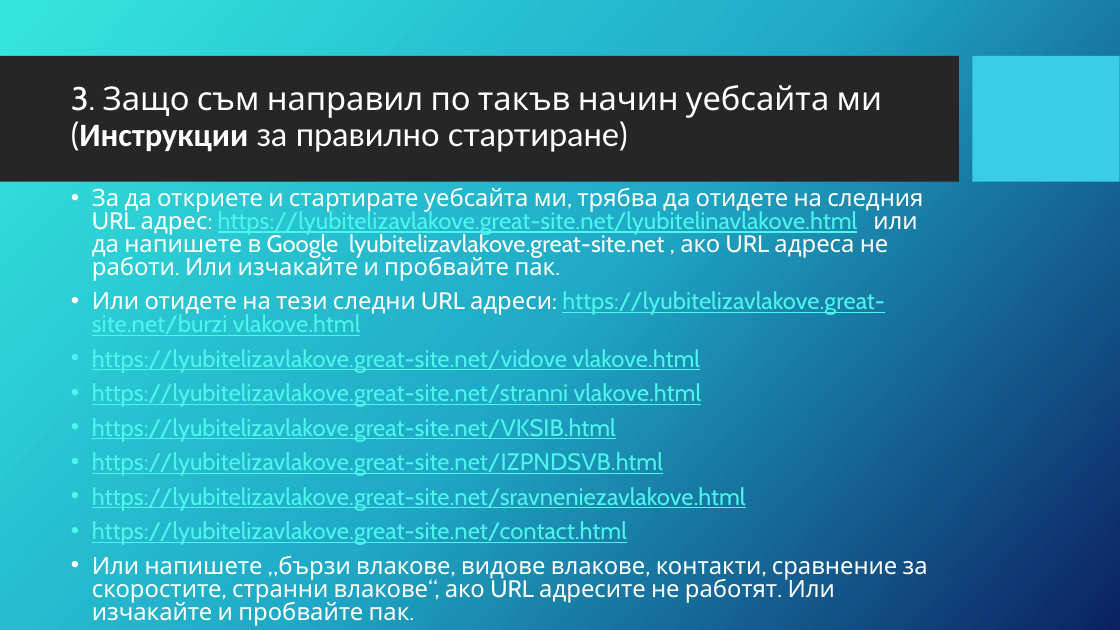
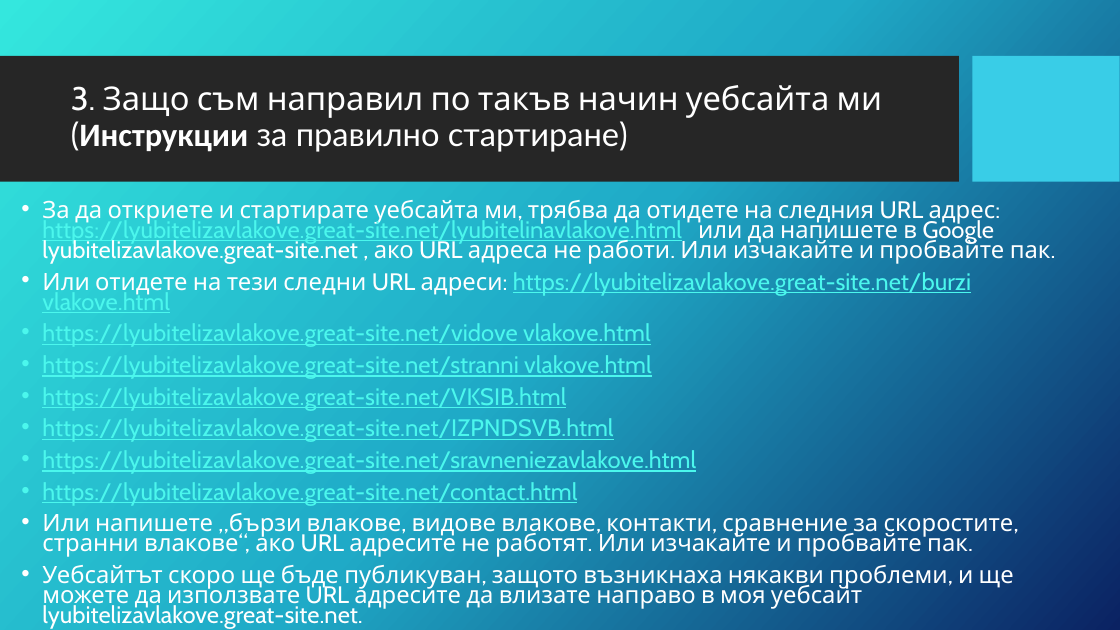
Before and after one commit to ITPG-CODEWARS/codewars-2024-first-round-Philip096, a slide deck: slide 4 of Презентация за Описание на моя уебсайт lyubiteli na vlakove.great-site.com.pptx. Drawn at 1120x630 pixels with LibreOffice and Linux fonts; fonts in the diff are those of the drawing; background and template pictures are left out. Boxes give left, top, right and bottom in pixels: in the first picture for what was removed or moved away, otherwise in the second. Text is boxed around its words. In the diff, an @@ line names an element or a change of style, - is before the commit and + after.

```diff
--- a/Презентация за Описание на моя уебсайт lyubiteli na vlakove.great-site.com.pptx
+++ b/Презентация за Описание на моя уебсайт lyubiteli na vlakove.great-site.com.pptx
@@ text "За да откриете и стартирате ...": place and size @@
-text "За да откриете и стартирате ..." at (92, 188, 928, 626)
+text "За да откриете и стартирате ..." at (42, 200, 1051, 629)
@@ text at (42, 200, 1051, 557): line spacing 0.8 to 0.7 @@
@@ text at (42, 565, 1014, 629): paragraph added @@
+• Уебсайтът скоро ще бъде публикуван, защото възникнаха някакви проблеми, и ще можете да използвате URL адресите да влизате направо в моя уебсайт lyubitelizavlakove.great-site.net.
```
Also in this commit, not shown: 2 slides added.
